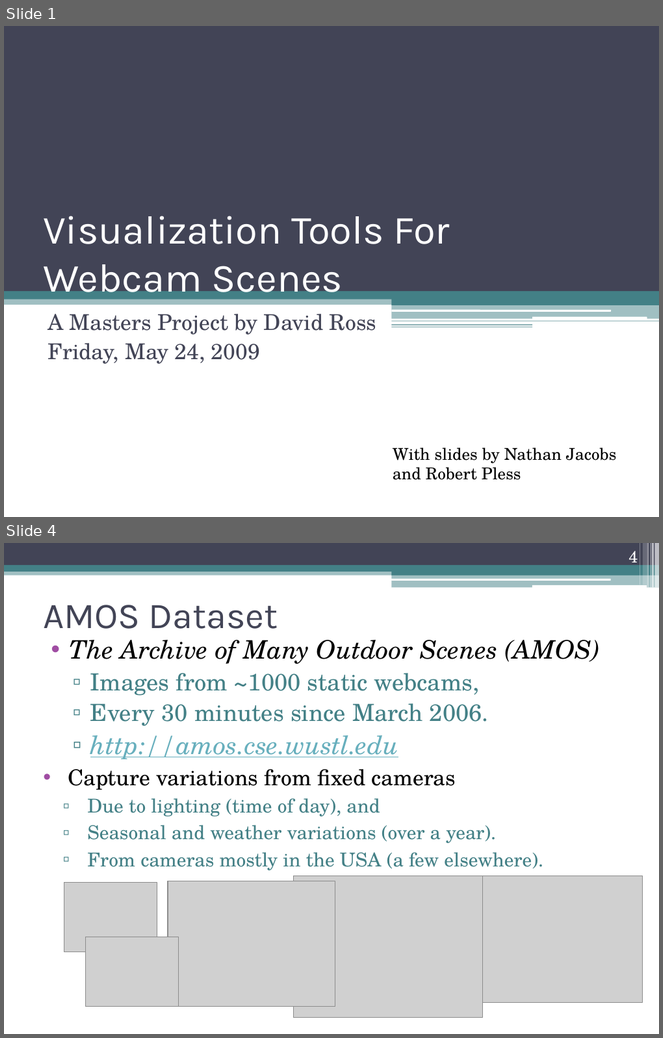
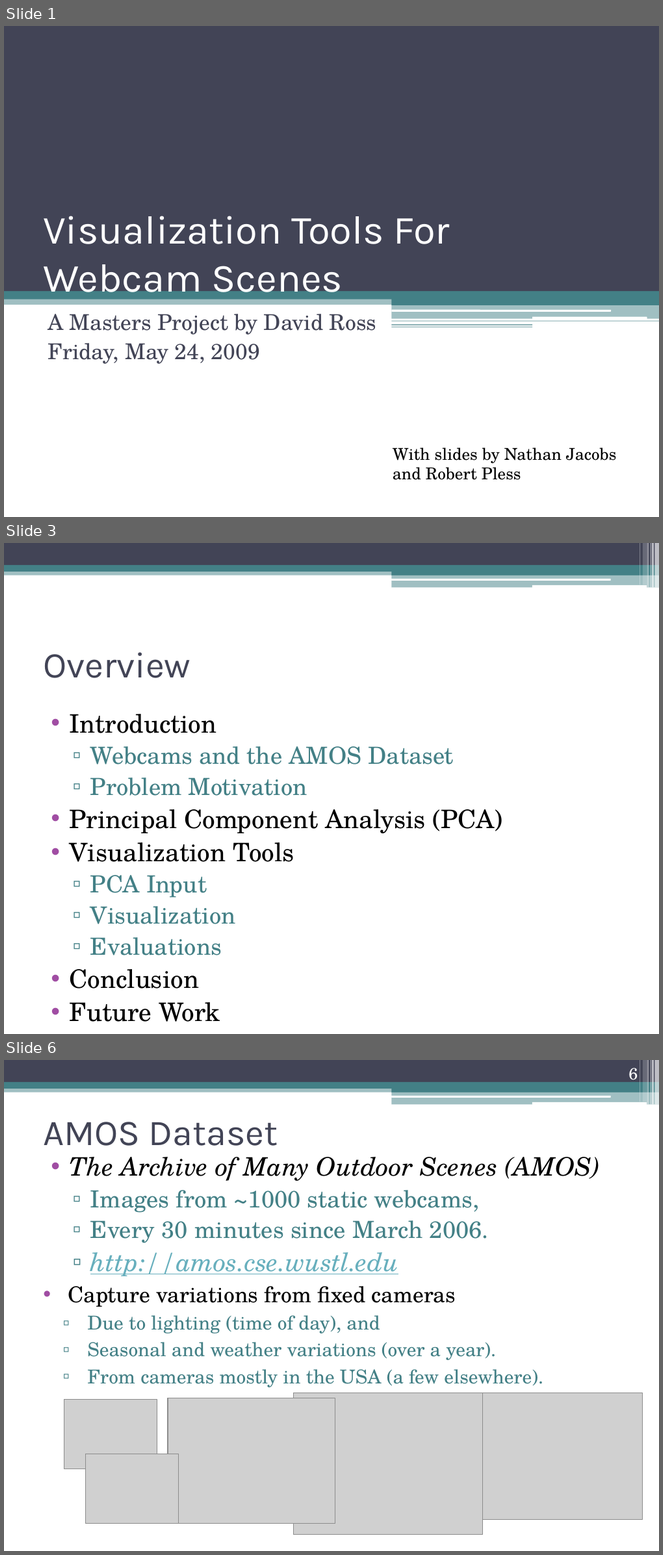
Before and after one commit to dyross/davidrossmastersproject, a slide deck: mastersProject/presentation/visualizationToolsForWebcams.pptx. Shown one above the other, each under a label of ours: slides 1 and 4 before the commit, slides 1, 3 and 6 after it; the slides between them are not shown. The pictures are 663x1038 and 663x1555 pixels, drawn with LibreOffice and Linux fonts; fonts in the diff are those of the drawing; grey boxes stand for pictures. Boxes give left, top, right and bottom in pixels: in the first picture for what was removed or moved away, otherwise in the second. Text is boxed around its words. In the diff, an @@ line names an element or a change of style, - is before the commit and + after.

```diff
--- a/mastersProject/presentation/visualizationToolsForWebcams.pptx
+++ b/mastersProject/presentation/visualizationToolsForWebcams.pptx
@@ slide 3 added at (4, 543, 659, 1034), background #FFFFFF; not listed: 13 template elements that a slide beside it also shows @@
@@ title added at (43, 652, 191, 678), 40 pt, text #424456 @@
+Overview
@@ text added at (70, 714, 503, 1022), 28 pt, text #000000 @@
+• Introduction
+  ▫ Webcams and the AMOS Dataset
+  ▫ Problem Motivation
+• Principal Component Analysis (PCA)
+• Visualization Tools
+  ▫ PCA Input
+  ▫ Visualization
+  ▫ Evaluations
+• Conclusion
+• Future Work
@@ what was slide 4 is now slide 6 @@
@@ page number at (629, 1068, 638, 1085): text changed @@
-4
+6
```
Also in this commit, not shown: 7 slides changed, 8 other slides added, 6 slides removed, 8 other files.
